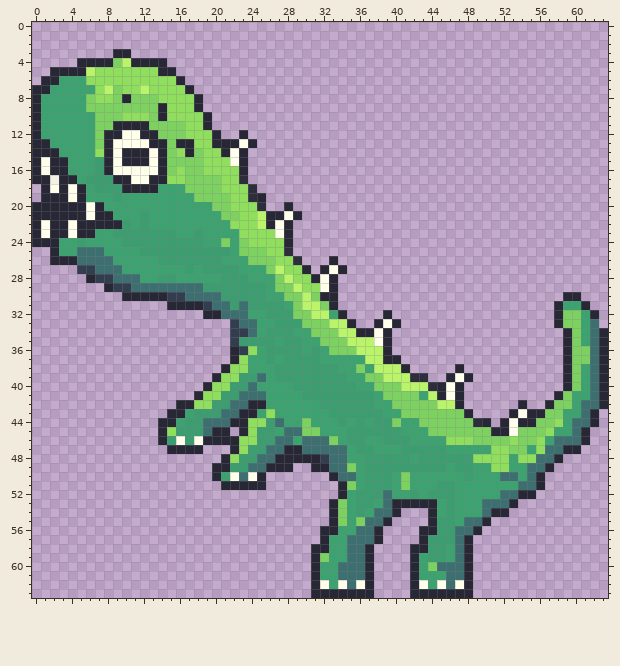
File history of a pixel-art file, DinoJump/Assets/Sprites/Sprite-0003.aseprite. That is the earlier state.
64x64 pixels, 1 frame.
And afterwards:
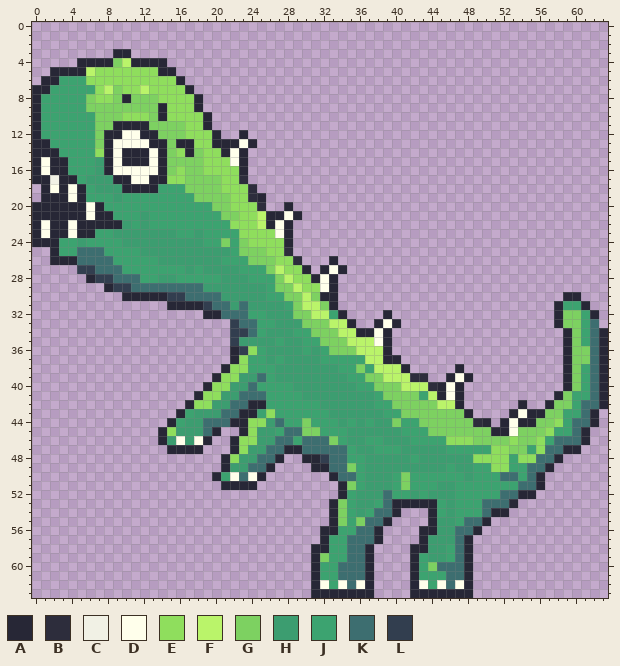
Palette (. is transparent): A #272736  B #2d2d3c  C #f1f1e5  D #ffffeb  E #8fde5d  F #baf46a  G #7dd161  H #3c9d70  J #3ca370  K #3d6e70  L #323e4f
The edit:
The author cleared colour A in row 42 at x 16; in row 43 at x 15; in row 44 at x 14; in row 45 at x 21; in row 46 at x 20 to 21; in row 48 at x 28 to 29.
The author cleared colour A in row 49 at x 20 and 27 to 28; in row 51 at x 25.
Pixel boxes of the changes (left, top, right, bottom) in both pictures:
erased: (158, 400, 230, 472)
erased: (257, 454, 302, 490)
